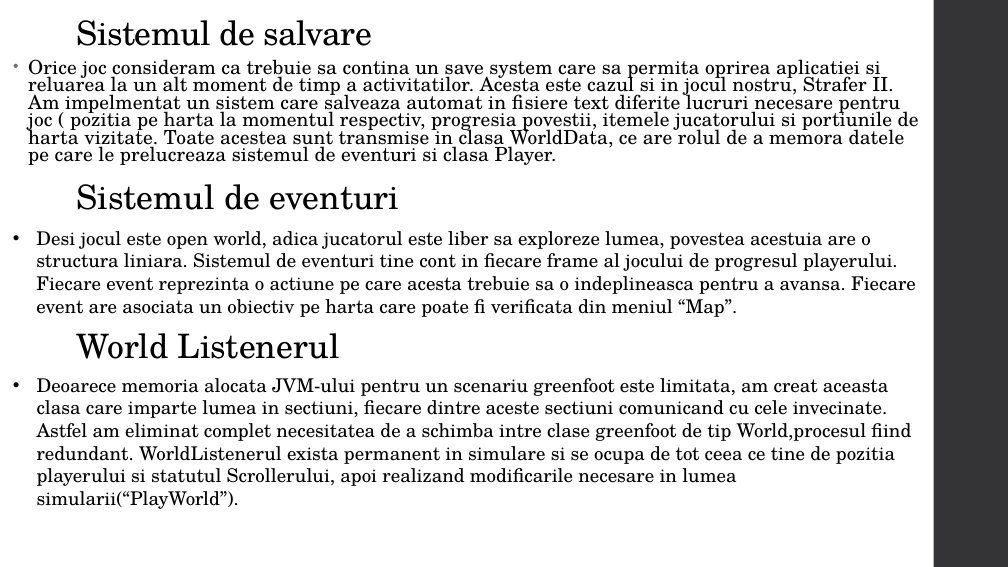
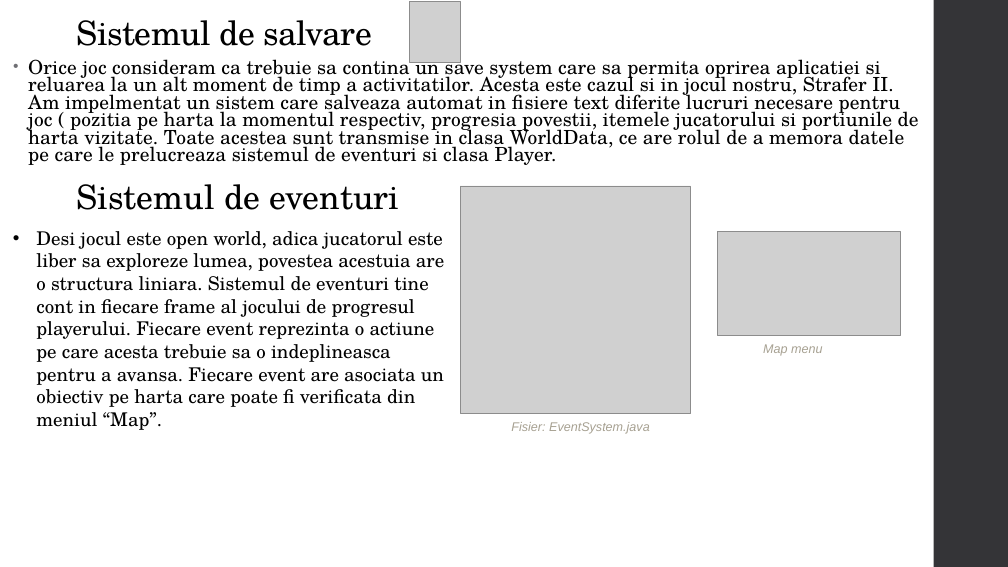
Before and after one commit to Mars-Zero/Strafer-II, a slide deck: slide 3 of Strafer II.pptx. Drawn at 1008x567 pixels with LibreOffice and Linux fonts; fonts in the diff are those of the drawing; grey boxes stand for pictures. Boxes give left, top, right and bottom in pixels: in the first picture for what was removed or moved away, otherwise in the second. Text is boxed around its words. In the diff, an @@ line names an element or a change of style, - is before the commit and + after.

```diff
--- a/Strafer II.pptx
+++ b/Strafer II.pptx
@@ picture added at [409,2,460,63] @@
@@ picture added at [461,186,691,414] @@
@@ text "Desi jocul este open world, ..." rewrapped from [36,231,916,317] to [36,231,444,430] @@
@@ picture added at [718,231,901,336] @@
@@ text removed at [77,333,340,359] @@
-World Listenerul
@@ text added at [763,344,822,356], 12 pt, text #A7A192, italic @@
+Map menu
@@ text removed at [37,378,911,509] @@
-• Deoarece memoria alocata JVM-ului pentru un scenariu greenfoot este limitata, am creat aceasta clasa care imparte lumea in sectiuni, fiecare dintre aceste sectiuni comunicand cu cele invecinate. Astfel am eliminat complet necesitatea de a schimba intre clase greenfoot de tip World,procesul fiind redundant. WorldListenerul exista permanent in simulare si se ocupa de tot ceea ce tine de pozitia playerului si statutul Scrollerului, apoi realizand modificarile necesare in lumea simularii(“PlayWorld”).
@@ text added at [511,422,650,434], 12 pt, text #A7A192, italic @@
+Fisier: EventSystem.java
```
Also in this commit, not shown: 4 other slides changed, 2 slides added, 1 slide removed, 3 other files.
